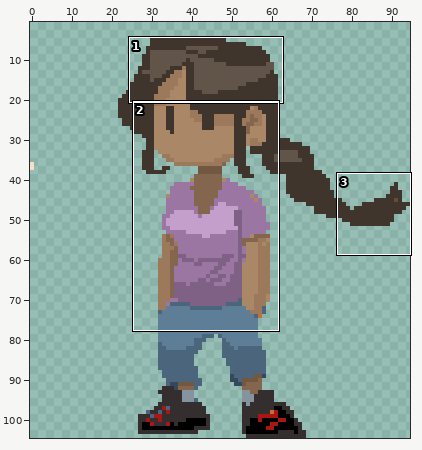
One commit to this sprite sheet: assets/inhabitants/Chara_Mariana1.png. Above: a wide view before the commit, with the close-up outlined.
Close-up. Before the edit:
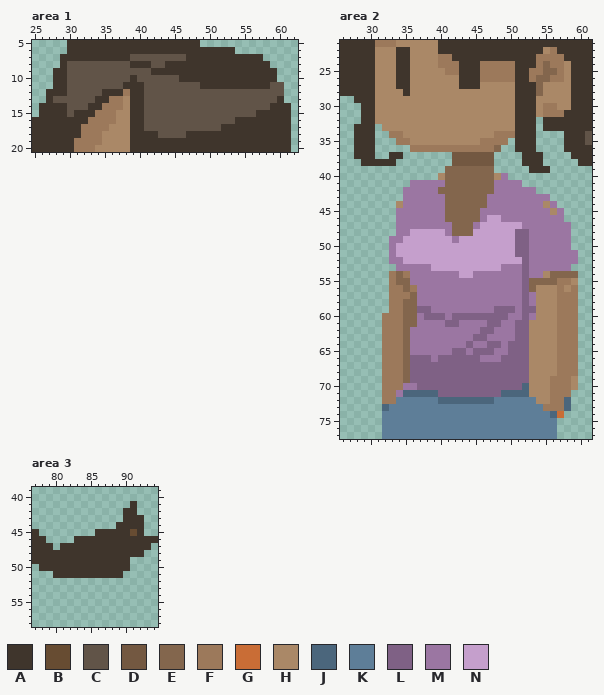
The file is 95x105 pixels. Colours within 5 levels of each other are drawn and written as one. Shown: area 1: x 25..62, y 5..20; area 2: x 26..61, y 21..77; area 3: x 77..94, y 39..58. The wide view leaves out empty margins. The commit also changed other parts of the picture, which this record leaves out.
Palette (. is transparent): A #3f352c  B #674c32  C #615448  D #735841  E #83664d  F #9c795b  G #c96d36  H #aa8867  J #4b667c  K #5e7e98  L #7f6185  M #9b76a2  N #c59fcc
And afterwards:
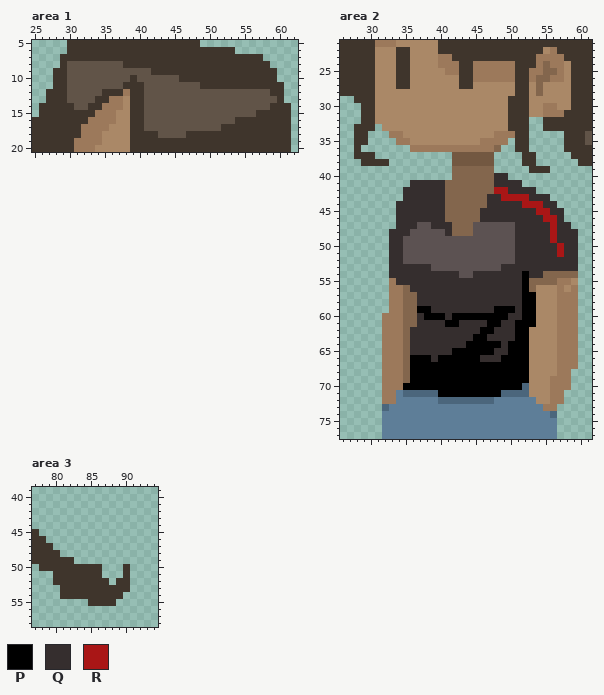
Colours new in this view: P #000000  Q #352e2e  R #a91616
Diff:
colour N: #c59fcc -> #5c5252
Area 1:
y 7: x 39..46 CCCCCCCC -> AAAAAAAA
y 8: x 38 C -> A; x 42..43 CC -> AA
y 11..12: x 59..60 CC -> AA
y 13: x 28..29 CC -> AA
y 14..15: x 30 C -> A
Area 2:
y 24..26: x 45 A -> F
y 27: x 45 A -> H; x 53 A -> H
y 28: x 35 A -> H; x 53 A -> H
y 29..31: x 50 H -> A; x 53 A -> H
y 32..33: x 50 H -> A; x 53 A -> .
y 34..35: x 30 A -> .; x 53 A -> .
y 36: x 29..30 AA -> ..; x 53 A -> .
y 37: x 33..34 AA -> ..; x 54 A -> .
y 38: x 33 A -> .; x 54 A -> .
y 39: x 41 E -> .
y 40: x 40..41 HE -> ..; x 48..49 HM -> QQ
y 41: x 36..40 MMMMM -> QQQQQ; x 48..51 MMMM -> QQQQ
y 42: x 35..40 MMMMME -> QQQQQQ; x 48..53 MMMMMM -> RRQQQQ
y 43: x 35..40 MMMMMM -> QQQQQQ; x 47..55 MMMMMMMMM -> QQRRRRQQQ
y 44: x 34..40 HMMMMMM -> QQQQQQQ; x 47..56 MMMMMMMMHM -> QQQQQRRRQQ
y 45: x 34..40 MMMMMMM -> QQQQQQQ; x 46..57 MMMMMMMMMMHM -> QQQQQQQQRRQQ
y 46: x 34..40 MMMMMMM -> QQQQQQQ; x 46..57 MNNMMMMMMMMM -> QQQQQQQQQRRQ
y 47: x 34..41 MMMMMMMM -> QQQNNQQQ; x 45 M -> N; x 51..58 NMMMMMMM -> QQQQQRQQ
y 48: x 33..35 .MM -> QQQ; x 41 M -> Q; x 51..59 LLMMMMMM. -> QQQQQRQQQ
y 49: x 33..34 MM -> QQ; x 42 M -> N; x 51..59 LLMMMMMM. -> QQQQQRQQQ
y 50: x 33..34 MN -> QQ; x 51..59 LLMMMMMM. -> QQQQQQRQQ
y 51: x 33..34 MN -> QQ; x 51..59 LLMMMMMMM -> QQQQQQRQQ
y 52: x 33..34 MM -> QQ; x 51..59 NLMMMMMMM -> QQQQQQQQQ
y 53: x 33..38 .MMMMM -> QQQQQQ; x 49..59 MMMLMMMMMM. -> QQQQQQQQQQQ
y 54: x 33..42 FEFMMMMMMM -> QQQQQQQQQQ; x 45..55 MMMMMMMLMMH -> QQQQQQQPQQE
y 55: x 34..52 EEMMMMMMMMMMMMMMMML -> QQQQQQQQQQQQQQQQQQP
y 56: x 36..52 FMMMMMMMMMMMMMMML -> QQQQQQQQQQQQQQQQP
y 57: x 35 F -> E; x 37..53 MMMMMMMMMMMMMMMLM -> QQQQQQQQQQQQQQQPP
y 58: x 37..53 MMMMMMMMMMMMMMMLM -> QQQQQQQQQQQQQQQPP
y 59: x 37..53 LLMMMMMMMMMLLLMLL -> PPQQQQQQQQQPPPQPP
y 60: x 37..53 MLLLMLLLLLLLLMMLM -> QPPPQPPPPPPPPQQPP
y 61: x 37..53 MMMMLLMMMMLLMMLLH -> QQQQPPQQQQPPQQPPP
y 62: x 36..52 MMMMMMMMMMLLMMMLL -> QQQQQQQQQQPPQQQPP
y 63: x 36..52 MMMMMMMMMLLMMMMLL -> QQQQQQQQQPPQQQQPP
y 64: x 36..52 MMMMMMMMLMMLLMLLL -> QQQQQQQQPPPPPQPPP
y 65: x 36..52 MMMMMMLLMLLLMMLLL -> QQQQQQPPPPPPQQPPP
y 66: x 36..52 LLLMLLLLLLMMMLLLL -> PPPQPPPPPPQQQPPPP
y 67: x 36..52 LLLLLLLLLLLLLLLLL -> PPPPPPPPPPPPPPPPP
y 68: x 36..52 LLLLLLLLLLLLLLLLL -> PPPPPPPPPPPPPPPPP; x 59 F -> .
y 69: x 36..52 LLLLLLLLLLLLLLLLL -> PPPPPPPPPPPPPPPPP; x 59 H -> .
y 70: x 35..51 MMLLLLLLLLLLLLLLL -> PPPPPPPPPPPPPPPPP; x 59 H -> .
y 71: x 34 M -> K; x 40..48 LLLLLLLLL -> PPPPPPPPP; x 58 F -> .
y 72: x 58 J -> .
y 73: x 57..58 FJ -> ..
y 74: x 57 G -> .
Area 3:
y 41: x 91 A -> .
y 42: x 90..91 AA -> ..
y 43: x 90..92 AAA -> ...
y 44: x 89..92 AAAA -> ....
y 45: x 86..92 AAAAABA -> .......
y 46: x 83..94 AAAAAAAAAAAA -> ............
y 47: x 81..93 AAAAAAAAAAAAA -> .............
y 48: x 81..92 AAAAAAAAAAAA -> ............
y 49: x 83..90 AAAAAAAA -> ........
y 50: x 87..89 AAA -> ...
y 51: x 87..90 AAA. -> ...A
y 52: x 80..87 ........ -> AAAAAAAA; x 89..90 .. -> AA
y 53: x 81..90 .......... -> AAAAAAAAAA
y 54: x 81..89 ......... -> AAAAAAAAA
y 55: x 85..88 .... -> AAAA
Where, in picture pixels (left, top, right, bottom), the same in both close-ups:
changed: (123, 54, 186, 68)
changed: (270, 82, 284, 96)
changed: (53, 96, 74, 117)
changed: (361, 61, 578, 418)
changed: (53, 501, 158, 606)
